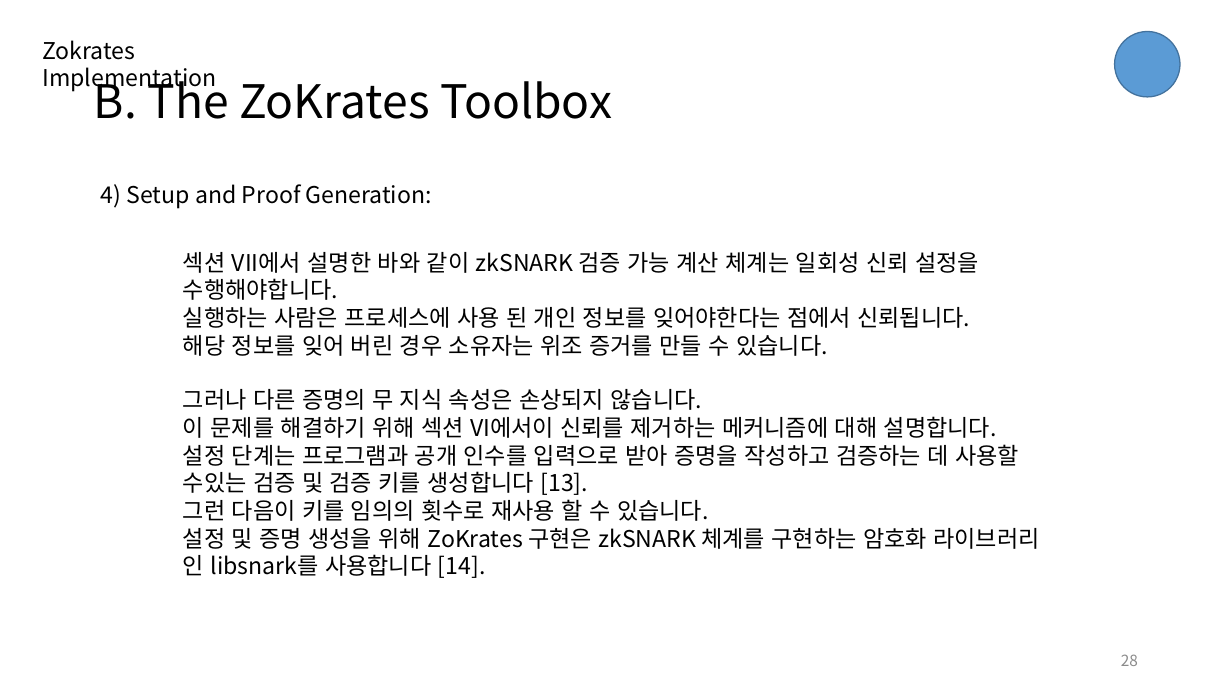
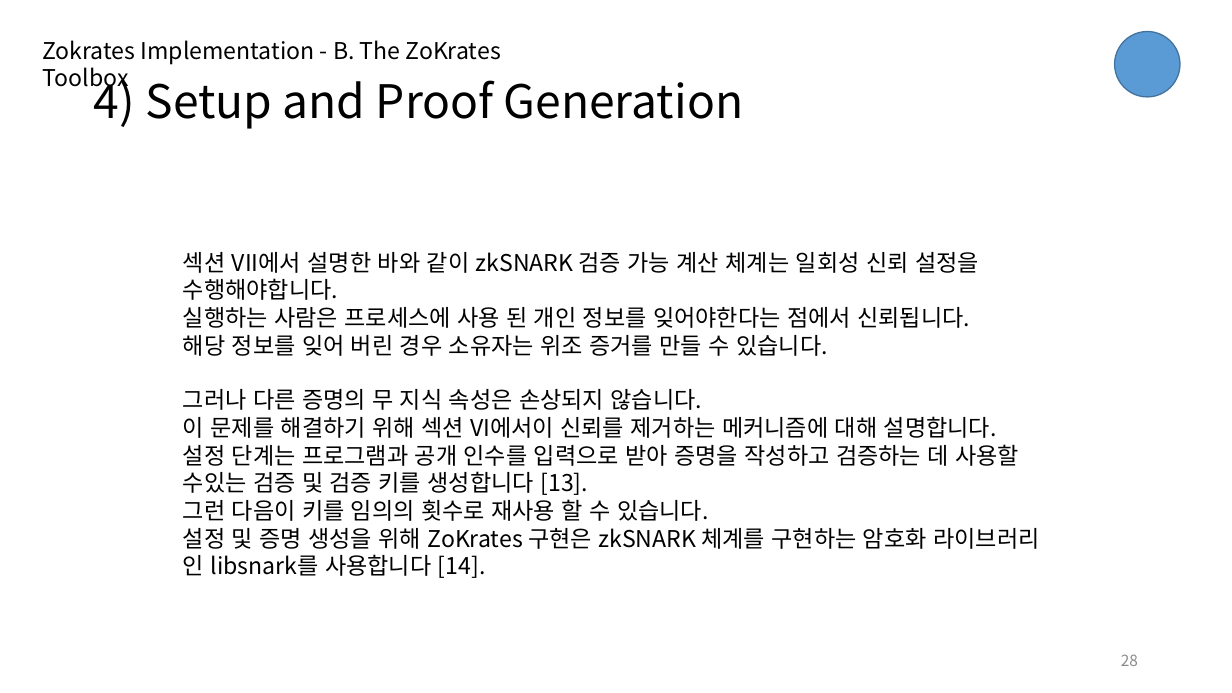
Before and after one commit to djm02309/paper, a slide deck: slide 28 of zokrates/ZoKrates.pptx. Drawn at 1232x693 pixels with LibreOffice and Linux fonts; fonts in the diff are those of the drawing. Boxes give left, top, right and bottom in pixels: in the first picture for what was removed or moved away, otherwise in the second. Text is boxed around its words. In the diff, an @@ line names an element or a change of style, - is before the commit and + after.

```diff
--- a/zokrates/ZoKrates.pptx
+++ b/zokrates/ZoKrates.pptx
@@ text at [43, 40, 501, 92]: text changed @@
-Zokrates Implementation
+Zokrates Implementation - B. The ZoKrates Toolbox
@@ title at [94, 73, 743, 129]: text changed @@
-B. The ZoKrates Toolbox
+4) Setup and Proof Generation
@@ text removed at [101, 184, 432, 209] @@
-4) Setup and Proof Generation:
```
Also in this commit, not shown: 24 other slides changed.
